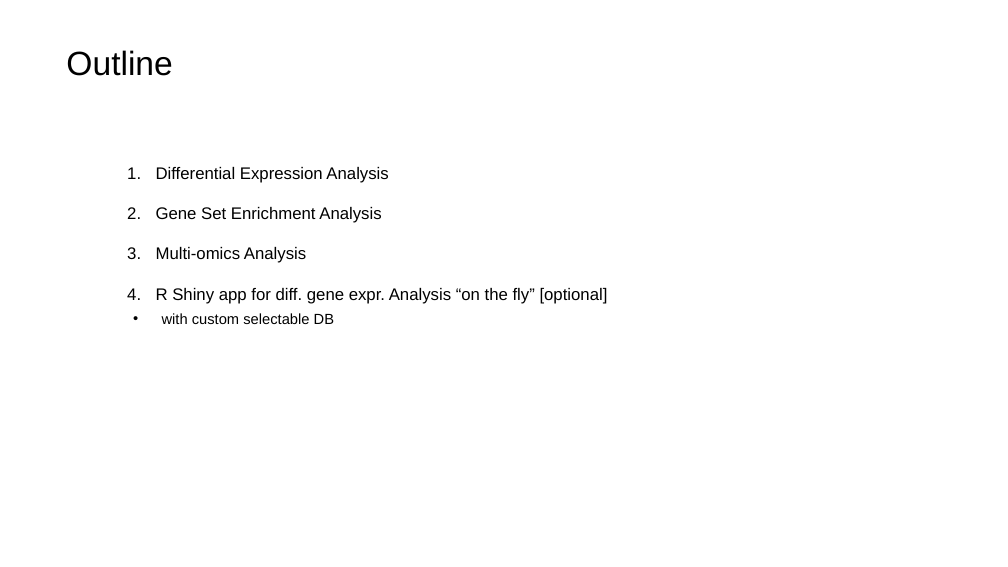
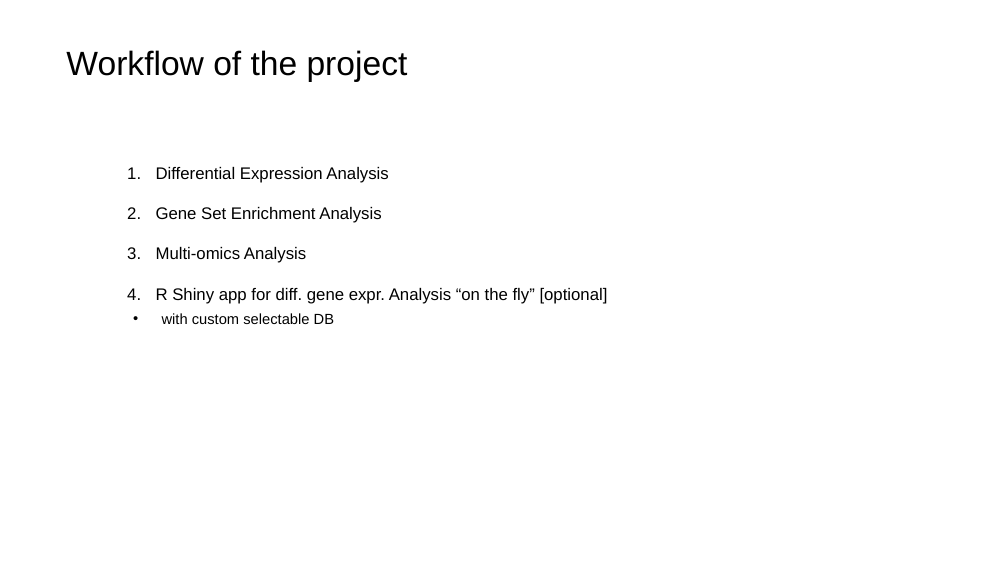
Before and after one commit to nkdst/proteofit, a slide deck: slide 5 of documents/221103_bachelor_outline.pptx. Drawn at 1008x567 pixels with LibreOffice and Linux fonts; fonts in the diff are those of the drawing; background and template pictures are left out. Boxes give left, top, right and bottom in pixels: in the first picture for what was removed or moved away, otherwise in the second. Text is boxed around its words. In the diff, an @@ line names an element or a change of style, - is before the commit and + after.

```diff
--- a/documents/221103_bachelor_outline.pptx
+++ b/documents/221103_bachelor_outline.pptx
@@ text at (66, 50, 408, 82): text changed @@
-Outline
+Workflow of the project
```
Also in this commit, not shown: 3 other slides changed, 1 other file.
